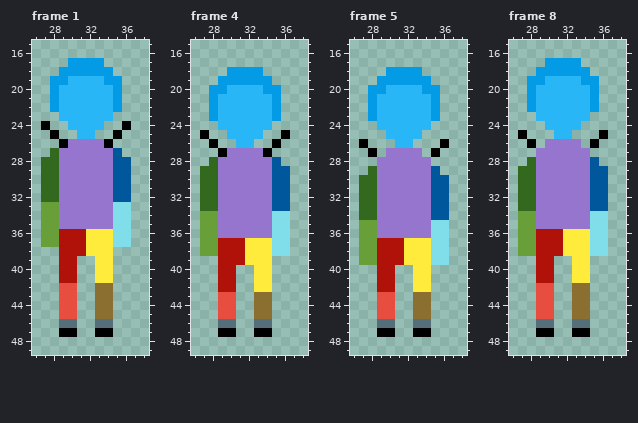
Pixel-art file: Assets/Sprites/Player/Idle/Down/Player_Idle_Down.aseprite. That is the earlier state.
64x64 pixels, 8 frames. Shown: frame 1: x 26..38, y 15..49; frame 4: x 26..38, y 15..49; frame 5: x 26..38, y 15..49; frame 8: x 26..38, y 15..49. The commit also changed other frames, which this record leaves out.
Now the later version:
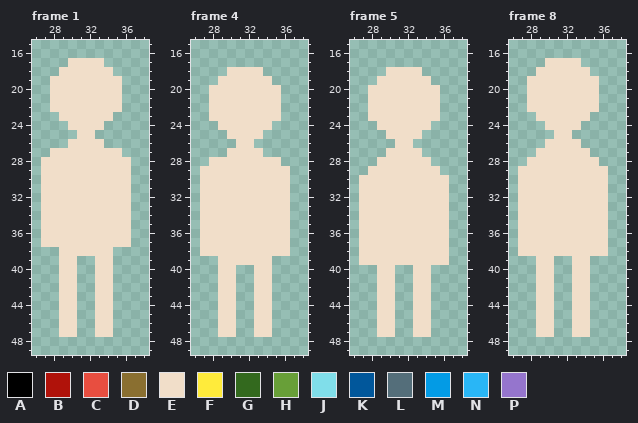
Palette (. is transparent): A #000000  B #b0120a  C #e84e40  D #8a6f30  E #f1dec9  F #ffeb3b  G #33691e  H #689f38  J #80deea  K #01579b  L #546e7a  M #039be5  N #29b6f6  P #9575cd
The edit:
layer "Dagger" now hidden
layer "Body_Light" added
layer "Right Leg (Red)" now hidden
layer "Left Leg (Yellow)" now hidden
layer "Right Arm (Green)" now hidden
layer "Left Arm (Blue)" now hidden
layer "Chest" now hidden
layer "Head" now hidden
Changed rows in their new state; - is an unchanged pixel.
Frame 1:
first column x 27:
17 ---EEEE---
18 --EEEEEE--
19 -EEEEEEEE-
20 -EEEEEEEE-
21 -EEEEEEEE-
22 -EEEEEEEE-
23 --EEEEEE--
24 .--EEEE--.
25 -.--EE--.-
26 --.EEEE.--
27 -EEEEEEEE-
28 EEEEEEEEEE
29 EEEEEEEEEE
30 EEEEEEEEEE
31 EEEEEEEEEE
32 EEEEEEEEEE
33 EEEEEEEEEE
34 EEEEEEEEEE
35 EEEEEEEEEE
36 EEEEEEEEEE
37 EEEEEEEEEE
38 --EEEEEE--
39 --EE--EE--
40 --EE--EE--
41 --EE--EE--
42 --EE--EE--
43 --EE--EE--
44 --EE--EE--
45 --EE--EE--
46 --EE--EE--
47 --EE--EE--
Frame 4:
first column x 27:
18 ---EEEE---
19 --EEEEEE--
20 -EEEEEEEE-
21 -EEEEEEEE-
22 -EEEEEEEE-
23 -EEEEEEEE-
24 --EEEEEE--
25 .--EEEE--.
26 -.--EE--.-
27 --.EEEE.--
28 -EEEEEEEE-
29 EEEEEEEEEE
30 EEEEEEEEEE
31 EEEEEEEEEE
32 EEEEEEEEEE
33 EEEEEEEEEE
34 EEEEEEEEEE
35 EEEEEEEEEE
36 EEEEEEEEEE
37 EEEEEEEEEE
38 EEEEEEEEEE
39 --EEEEEE--
40 --EE--EE--
41 --EE--EE--
42 --EE--EE--
43 --EE--EE--
44 --EE--EE--
45 --EE--EE--
46 --EE--EE--
47 --EE--EE--
Frame 5:
first column x 27:
18 ---EEEE---
19 --EEEEEE--
20 -EEEEEEEE-
21 -EEEEEEEE-
22 -EEEEEEEE-
23 -EEEEEEEE-
24 --EEEEEE--
25 ---EEEE---
26 .---EE---.
27 -.-EEEE-.-
28 --EEEEEE--
29 -EEEEEEEE-
30 EEEEEEEEEE
31 EEEEEEEEEE
32 EEEEEEEEEE
33 EEEEEEEEEE
34 EEEEEEEEEE
35 EEEEEEEEEE
36 EEEEEEEEEE
37 EEEEEEEEEE
38 EEEEEEEEEE
39 EEEEEEEEEE
40 --EE--EE--
41 --EE--EE--
42 --EE--EE--
43 --EE--EE--
44 --EE--EE--
45 --EE--EE--
46 --EE--EE--
47 --EE--EE--
Frame 8:
first column x 27:
17 ---EEEE---
18 --EEEEEE--
19 -EEEEEEEE-
20 -EEEEEEEE-
21 -EEEEEEEE-
22 -EEEEEEEE-
23 --EEEEEE--
24 ---EEEE---
25 .---EE---.
26 -.-EEEE-.-
27 --EEEEEE--
28 -EEEEEEEE-
29 EEEEEEEEEE
30 EEEEEEEEEE
31 EEEEEEEEEE
32 EEEEEEEEEE
33 EEEEEEEEEE
34 EEEEEEEEEE
35 EEEEEEEEEE
36 EEEEEEEEEE
37 EEEEEEEEEE
38 EEEEEEEEEE
39 --EE--EE--
40 --EE--EE--
41 --EE--EE--
42 --EE--EE--
43 --EE--EE--
44 --EE--EE--
45 --EE--EE--
46 --EE--EE--
47 --EE--EE--
Boxes around the changes in both pictures, in picture pixels (x1, y1, x2, y2):
changed: (41, 58, 131, 337)
changed: (200, 67, 290, 337)
changed: (359, 67, 449, 337)
changed: (518, 58, 608, 337)
